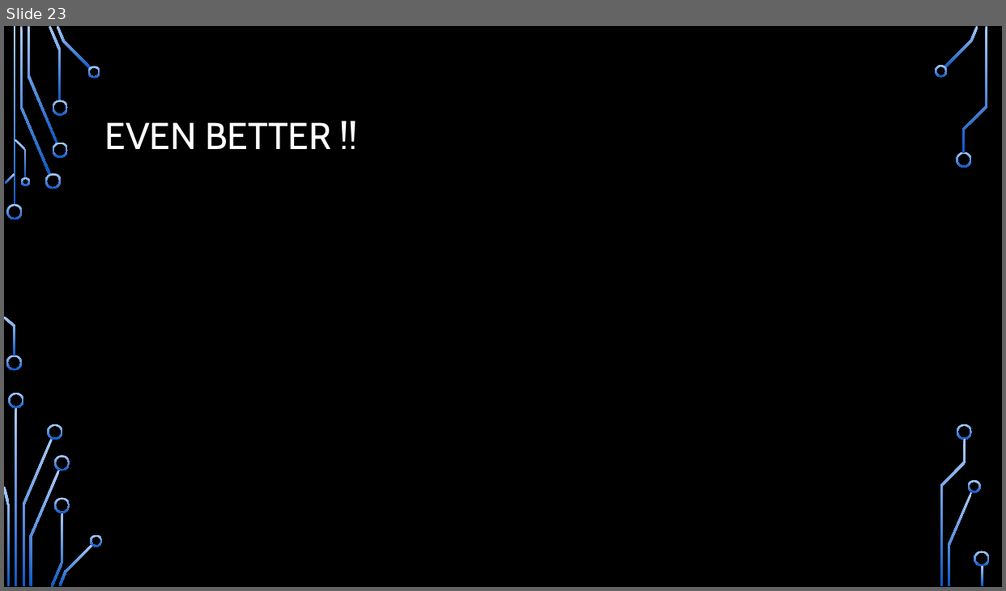
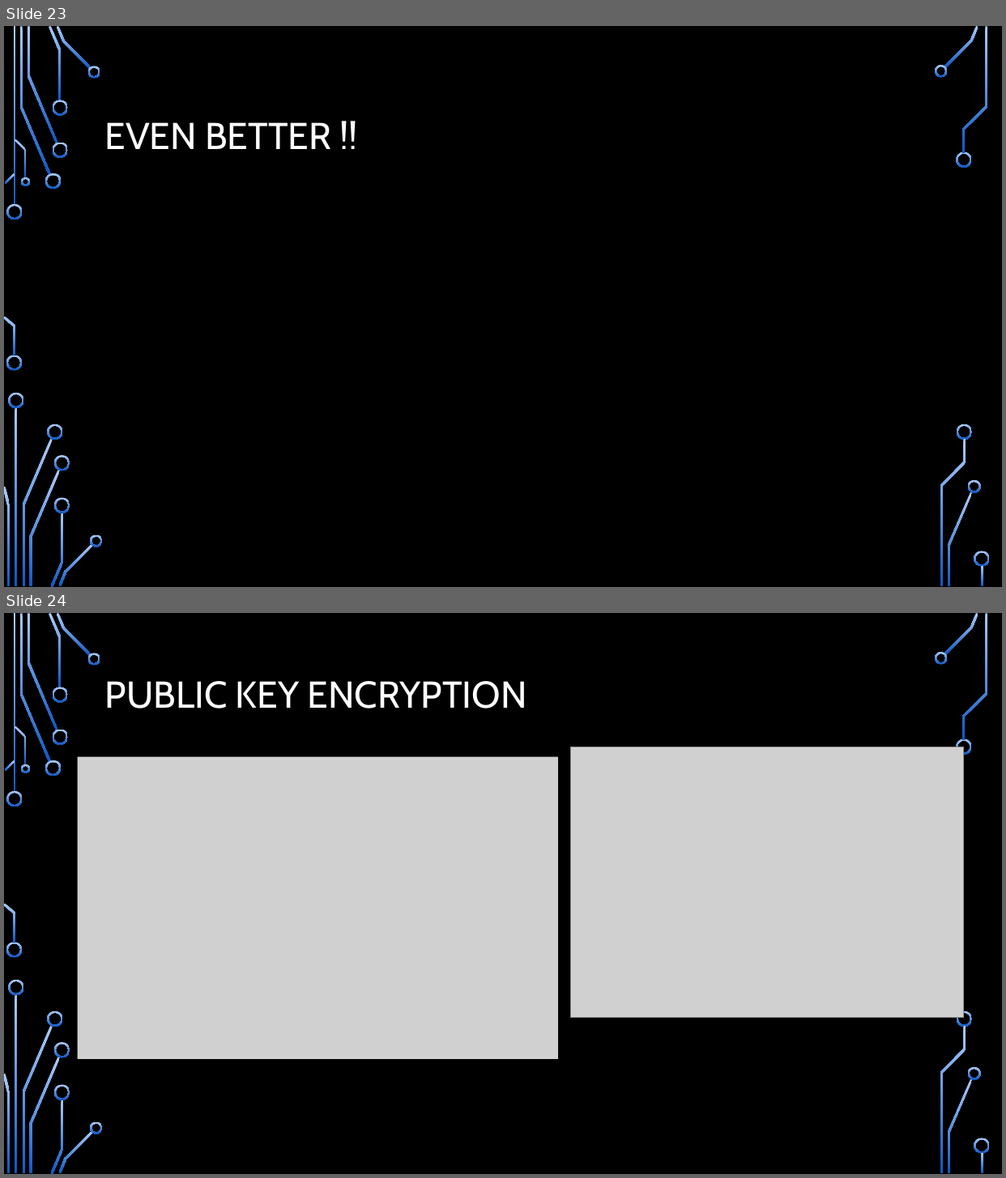
Before and after one commit to CDsonji/NET-Seminar, a slide deck: TLS.pptx. Shown one above the other, each under a label of ours: slide 23 before the commit, slides 23 and 24 after it. The pictures are 1006x591 and 1006x1178 pixels, drawn with LibreOffice and Linux fonts; fonts in the diff are those of the drawing; grey boxes stand for pictures; background and template pictures are left out. Boxes give left, top, right and bottom in pixels: in the first picture for what was removed or moved away, otherwise in the second. Text is boxed around its words. In the diff, an @@ line names an element or a change of style, - is before the commit and + after.

```diff
--- a/TLS.pptx
+++ b/TLS.pptx
@@ slide 24 added at (x1=4, y1=613, x2=1002, y2=1174), background picture (left out); not listed: 36 template elements that a slide beside it also shows @@
@@ title added at (x1=105, y1=681, x2=527, y2=709), 36 pt, text #FFFFFF @@
+PUBLIC KEY ENCRYPTION
@@ picture added at (x1=78, y1=756, x2=558, y2=1059) @@
@@ picture added at (x1=571, y1=747, x2=964, y2=1018) @@
```
Also in this commit, not shown: 6 other slides added.
